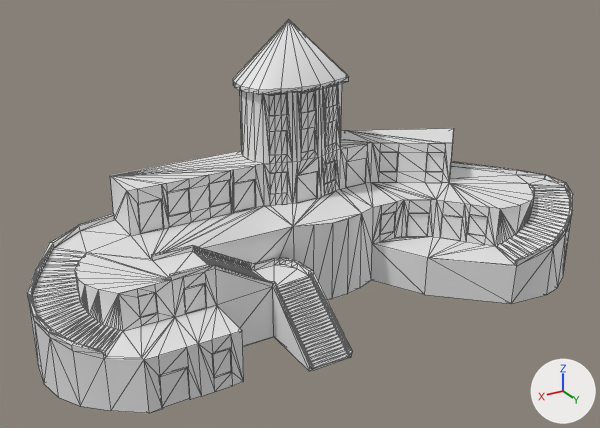
One commit to the FBX model Art Assets/Finshed Assets/Environment/Vineyard.fbx: the scene before it, then after it.
One viewpoint serves both versions: a 50 mm camera at (4.73, 7.89, 5.32) aimed at (-0.14, -0.24, 1.25). Every picture has the same lights, and +X, +Y and +Z are marked at lower right. Mesh edges are drawn as thin lines. Where no turn or scale is listed for an object, it has been applied to the vertices.
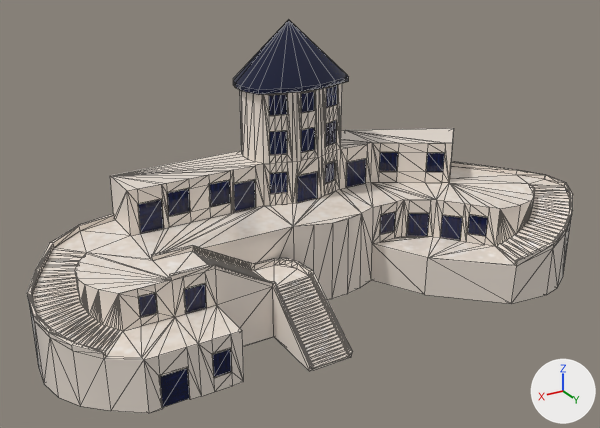
Commit message: Vineyard Finished

What the commit changed:
Picture 'Vineyard_UWV.png' (img_vineyard_uwv_png) is new.
Material 'Material #2' (mat_material__2) is new.
Its texture is img_vineyard_uwv_png (with its transparency).
Its roughness is 0.0.
me_mesh_001 has 1252 vertices, 2498 faces and spans x -5.54..1.67, y -3.4..-0.24, z -0.01..3.42.
me_mesh_001 now uses material mat_material__2 (picture img_vineyard_uwv_png).

Location of each change, (x1, y1, x2, y2) in pixels of the pictures (600 x 428 px):
'Box009', recoloured
    both: (29, 20, 572, 413)
